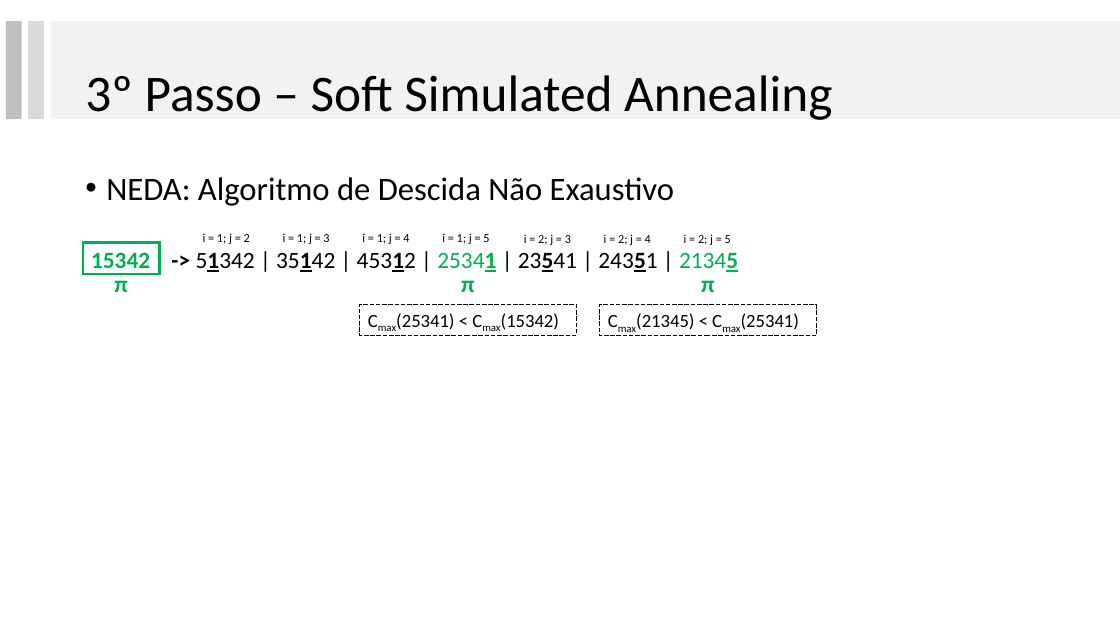
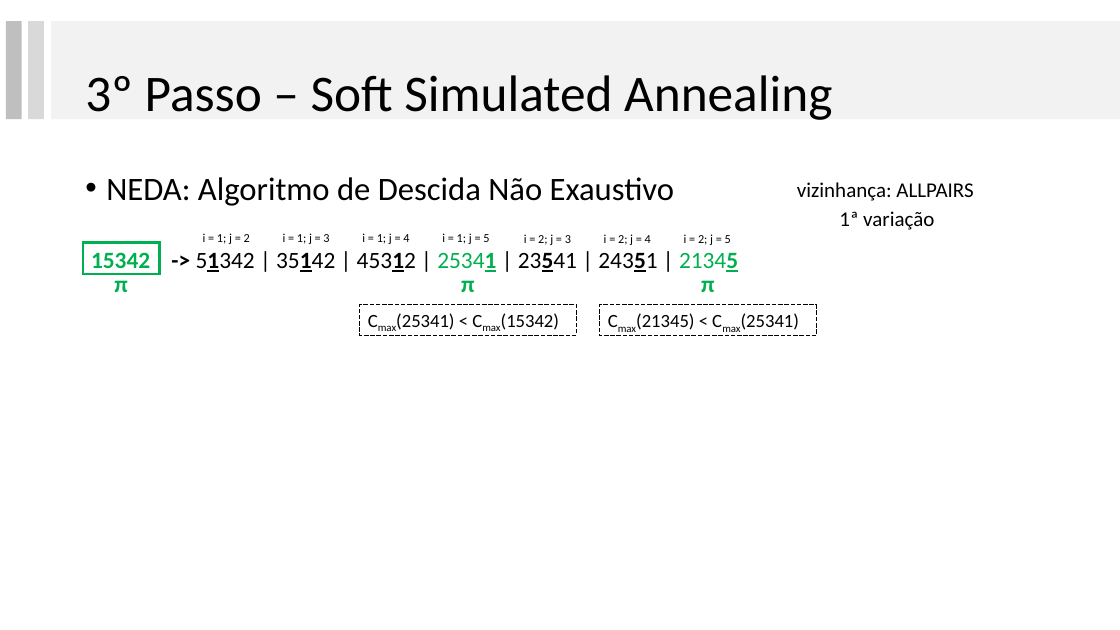
Before and after one commit to lpbiasoto/metaheuristicas, a slide deck: slide 15 of ApresentacaoRibas/apresentaçãoRibas - Jhonatan e Luiza.pptx (slide 11 before the commit). Drawn at 1120x630 pixels with LibreOffice and Linux fonts; fonts in the diff are those of the drawing. Boxes give left, top, right and bottom in pixels: in the first picture for what was removed or moved away, otherwise in the second. Text is boxed around its words. In the diff, an @@ line names an element or a change of style, - is before the commit and + after.

```diff
--- a/ApresentacaoRibas/apresentaçãoRibas - Jhonatan e Luiza.pptx
+++ b/ApresentacaoRibas/apresentaçãoRibas - Jhonatan e Luiza.pptx
@@ text added at bbox=[797, 182, 973, 201], 18 pt, text #000000 @@
+vizinhança: ALLPAIRS
@@ text added at bbox=[839, 211, 934, 230], 18 pt, text #000000 @@
+1ª variação
```
Also in this commit, not shown: 6 other slides changed, 1 other file.
